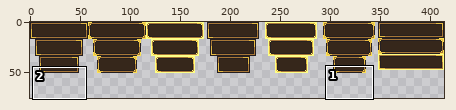
Sprite sheet -- _Eligijus/Sprites/DefaultButtons.png. Above, an overview of the earlier version with the close-up marked.
Close-up. Before the commit:
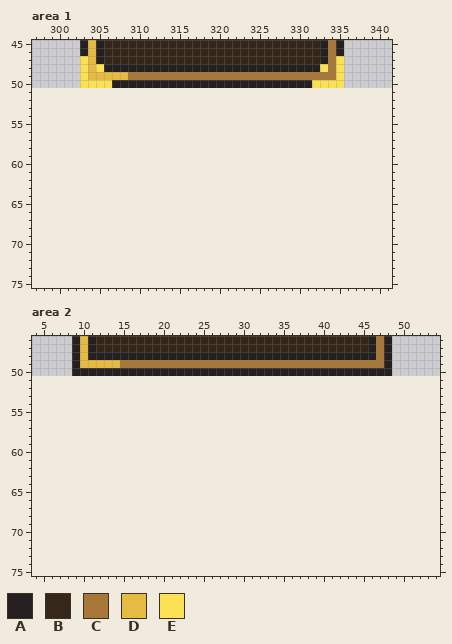
The file is 414x51 pixels. Shown: area 1: x 297..341, y 45..75; area 2: x 4..54, y 46..75. The old version is drawn lined up with the new one, on the new canvas. The commit also changed other parts of the picture, which this record leaves out.
Palette (. is transparent): A #261f1f  B #36271b  C #a77737  D #e6bb43  E #fbe153
Pixels before, area 1, first column x 303:
45 ADABBBBBBBBBBBBBBBBBBBBBBBBBBBACA
46 ADABBBBBBBBBBBBBBBBBBBBBBBBBBBACA
47 EDABBBBBBBBBBBBBBBBBBBBBBBBBBBACE
48 EDEAAAAAAAAAAAAAAAAAAAAAAAAAAAECE
49 EDDDDDCCCCCCCCCCCCCCCCCCCCCCCCCCE
50 EEEEAAAAAAAAAAAAAAAAAAAAAAAAAEEEE
Pixels before, area 2, first column x 9:
46 ADABBBBBBBBBBBBBBBBBBBBBBBBBBBBBBBBBBACA
47 ADABBBBBBBBBBBBBBBBBBBBBBBBBBBBBBBBBBACA
48 ADAAAAAAAAAAAAAAAAAAAAAAAAAAAAAAAAAAAACA
49 ADDDDDCCCCCCCCCCCCCCCCCCCCCCCCCCCCCCCCCA
50 AAAAAAAAAAAAAAAAAAAAAAAAAAAAAAAAAAAAAAAA
After:
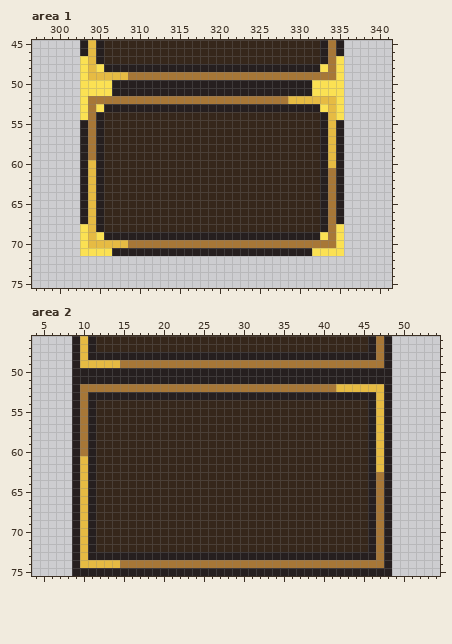
From old to new:
canvas 414x51 -> 414x76
Area 1:
y 51: x 303..335 ................................. -> EEEEAAAAAAAAAAAAAAAAAAAAAAAAAEEEE
y 52: x 303..335 ................................. -> ECCCCCCCCCCCCCCCCCCCCCCCCCDDDDDDE
y 53: x 303..335 ................................. -> ECEAAAAAAAAAAAAAAAAAAAAAAAAAAAEDE
y 54: x 303..335 ................................. -> ECABBBBBBBBBBBBBBBBBBBBBBBBBBBADE
y 55..59: x 303..335 ................................. -> ACABBBBBBBBBBBBBBBBBBBBBBBBBBBADA
y 60: x 303..335 ................................. -> ADABBBBBBBBBBBBBBBBBBBBBBBBBBBADA
y 61..67: x 303..335 ................................. -> ADABBBBBBBBBBBBBBBBBBBBBBBBBBBACA
y 68: x 303..335 ................................. -> EDABBBBBBBBBBBBBBBBBBBBBBBBBBBACE
y 69: x 303..335 ................................. -> EDEAAAAAAAAAAAAAAAAAAAAAAAAAAAECE
y 70: x 303..335 ................................. -> EDDDDDCCCCCCCCCCCCCCCCCCCCCCCCCCE
y 71: x 303..335 ................................. -> EEEEAAAAAAAAAAAAAAAAAAAAAAAAAEEEE
Area 2:
y 51: x 9..48 ........................................ -> AAAAAAAAAAAAAAAAAAAAAAAAAAAAAAAAAAAAAAAA
y 52: x 9..48 ........................................ -> ACCCCCCCCCCCCCCCCCCCCCCCCCCCCCCCCDDDDDDA
y 53: x 9..48 ........................................ -> ACAAAAAAAAAAAAAAAAAAAAAAAAAAAAAAAAAAAADA
y 54..60: x 9..48 ........................................ -> ACABBBBBBBBBBBBBBBBBBBBBBBBBBBBBBBBBBADA
y 61..62: x 9..48 ........................................ -> ADABBBBBBBBBBBBBBBBBBBBBBBBBBBBBBBBBBADA
y 63..72: x 9..48 ........................................ -> ADABBBBBBBBBBBBBBBBBBBBBBBBBBBBBBBBBBACA
y 73: x 9..48 ........................................ -> ADAAAAAAAAAAAAAAAAAAAAAAAAAAAAAAAAAAAACA
y 74: x 9..48 ........................................ -> ADDDDDCCCCCCCCCCCCCCCCCCCCCCCCCCCCCCCCCA
y 75: x 9..48 ........................................ -> AAAAAAAAAAAAAAAAAAAAAAAAAAAAAAAAAAAAAAAA
Pixel boxes of the changes (left, top, right, bottom) in both close-ups:
added: (80, 88, 344, 256)
added: (72, 376, 392, 576)
